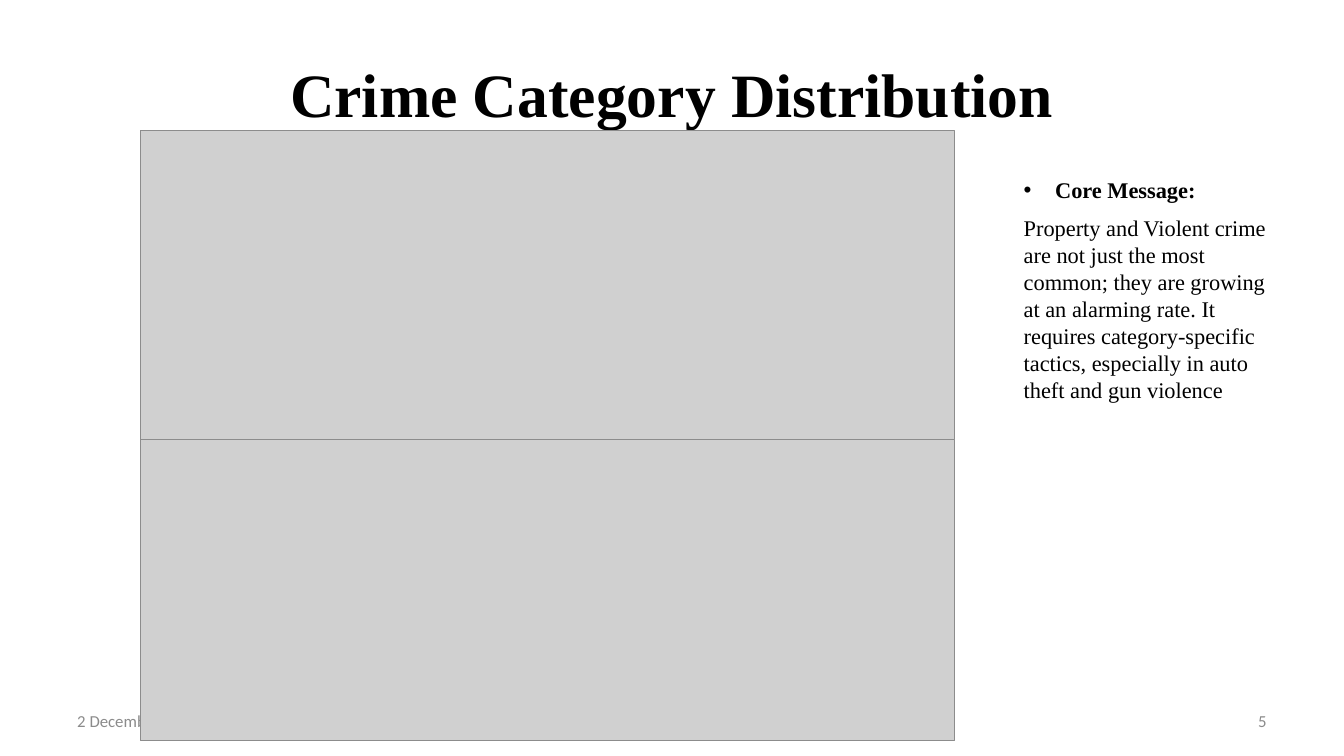
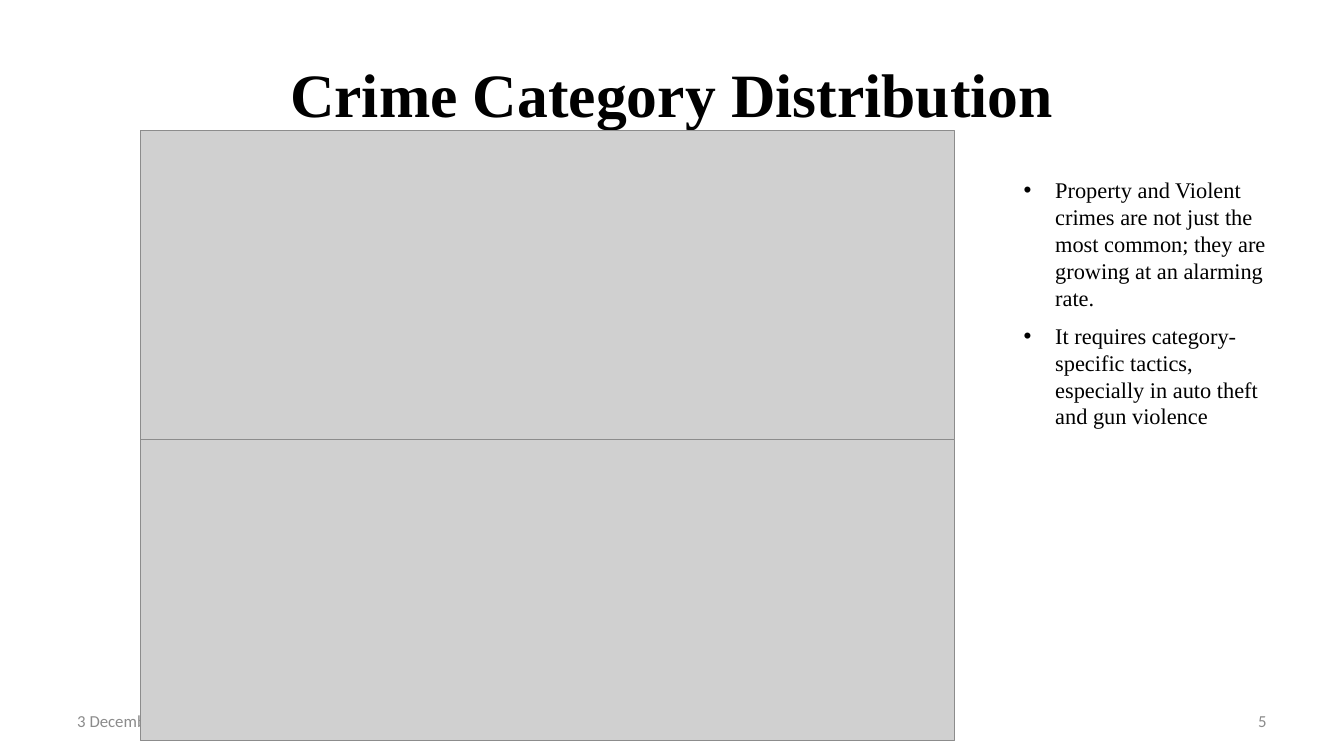
Before and after one commit to fuxima/YRP, a slide deck: slide 5 of YorkRegionCrimeAnalysis_presentation.pptx. Drawn at 1344x756 pixels with LibreOffice and Linux fonts; fonts in the diff are those of the drawing; grey boxes stand for pictures; background and template pictures are left out. Boxes give left, top, right and bottom in pixels: in the first picture for what was removed or moved away, otherwise in the second. Text is boxed around its words. In the diff, an @@ line names an element or a change of style, - is before the commit and + after.

```diff
--- a/YorkRegionCrimeAnalysis_presentation.pptx
+++ b/YorkRegionCrimeAnalysis_presentation.pptx
@@ text at bbox=[1055, 182, 1265, 429]: text changed @@
-• Core Message:
-Property and Violent crime are not just the most common; they are growing at an alarming rate. It requires category-specific tactics, especially in auto theft and gun violence
+• Property and Violent crimes are not just the most common; they are growing at an alarming rate.
+• It requires category-specific tactics, especially in auto theft and gun violence
@@ text at bbox=[77, 714, 160, 732]: text changed @@
-2 December 2025
+3 December 2025
```
Also in this commit, not shown: 26 other slides changed.
